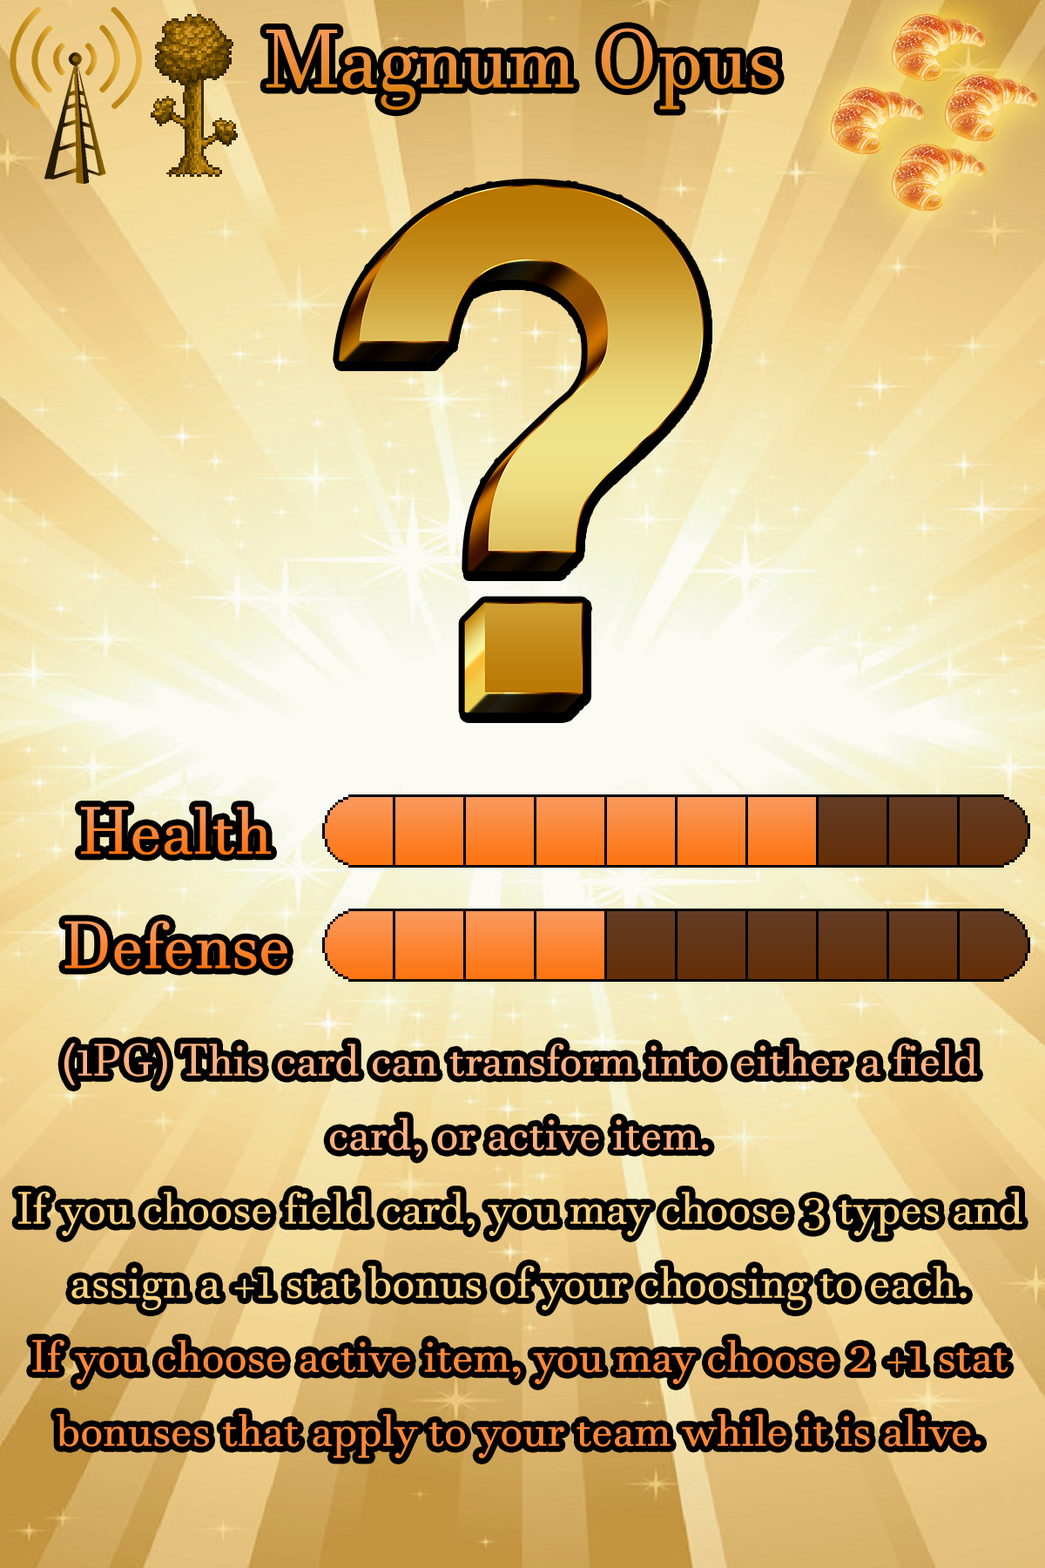
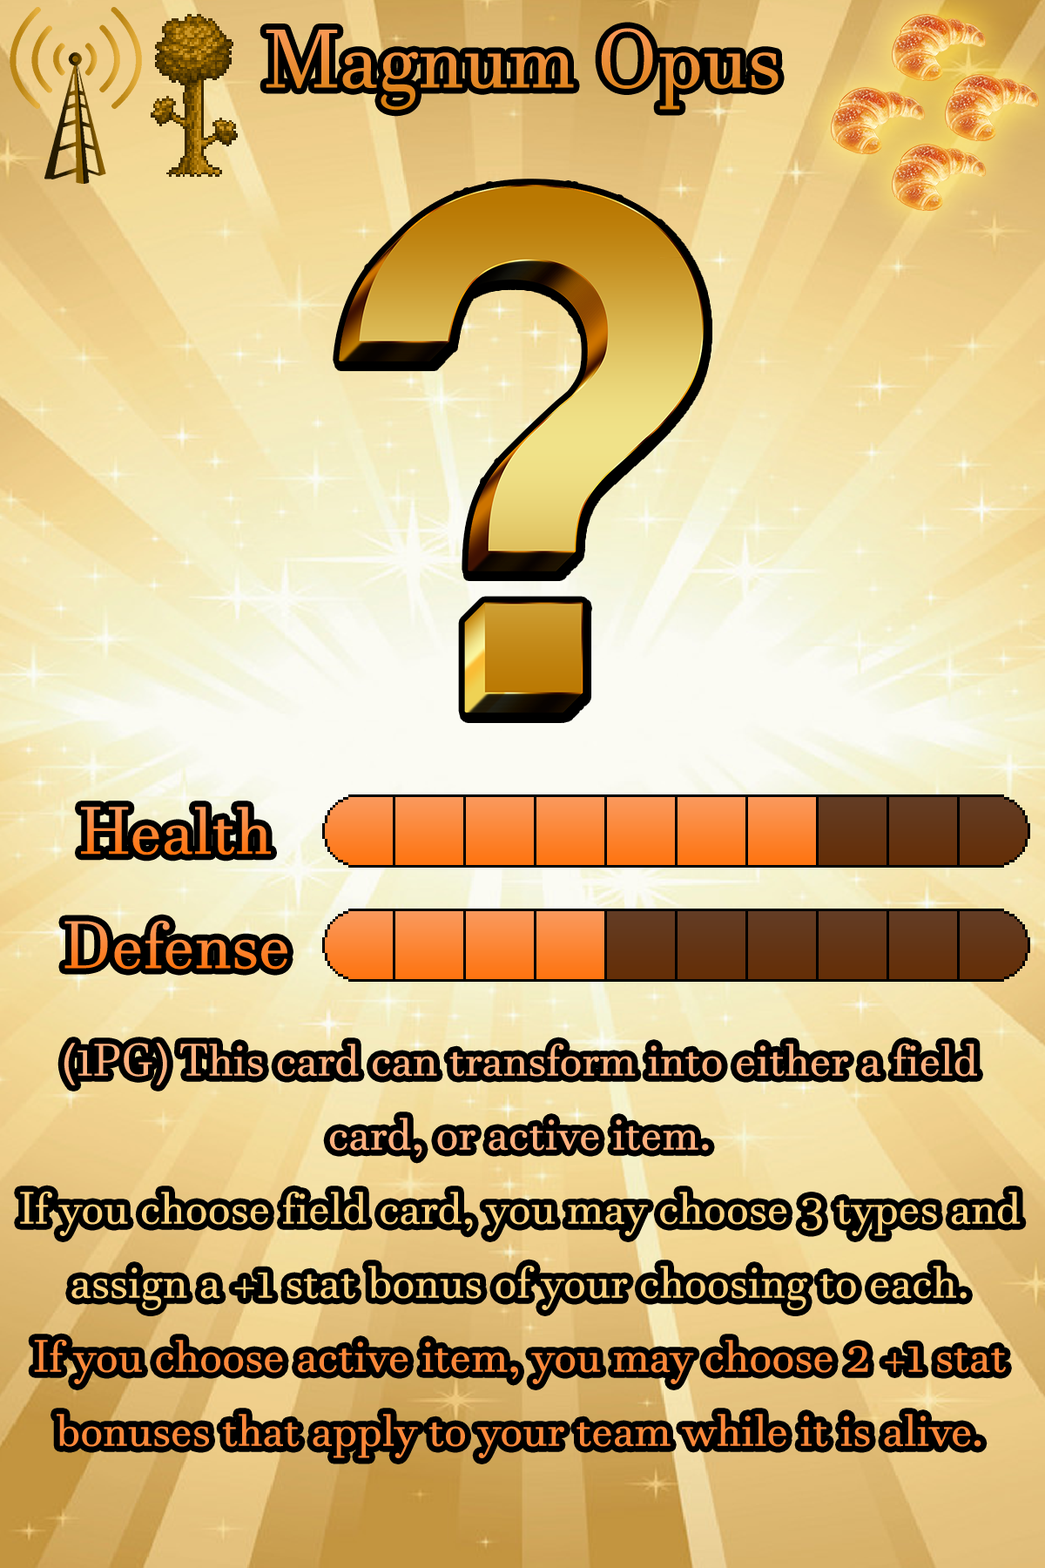
Before/after of a (1045, 1568) layered artwork. What changed in the layer stack:
painted on "Ability" over [17, 1190, 1023, 1385]